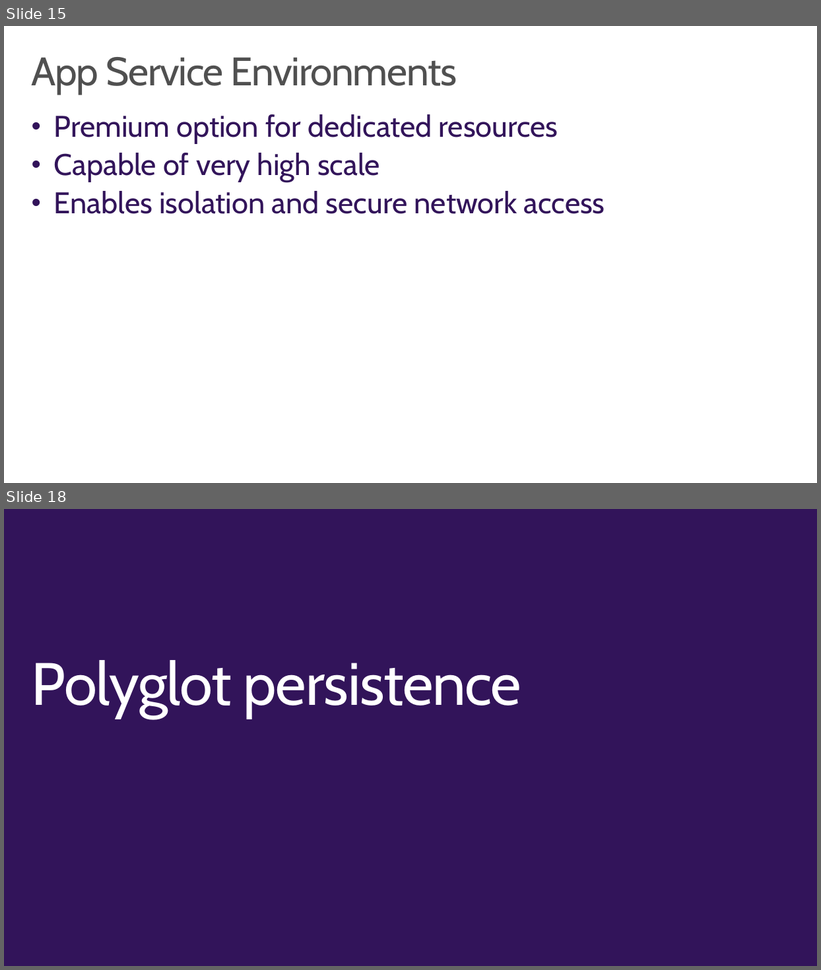
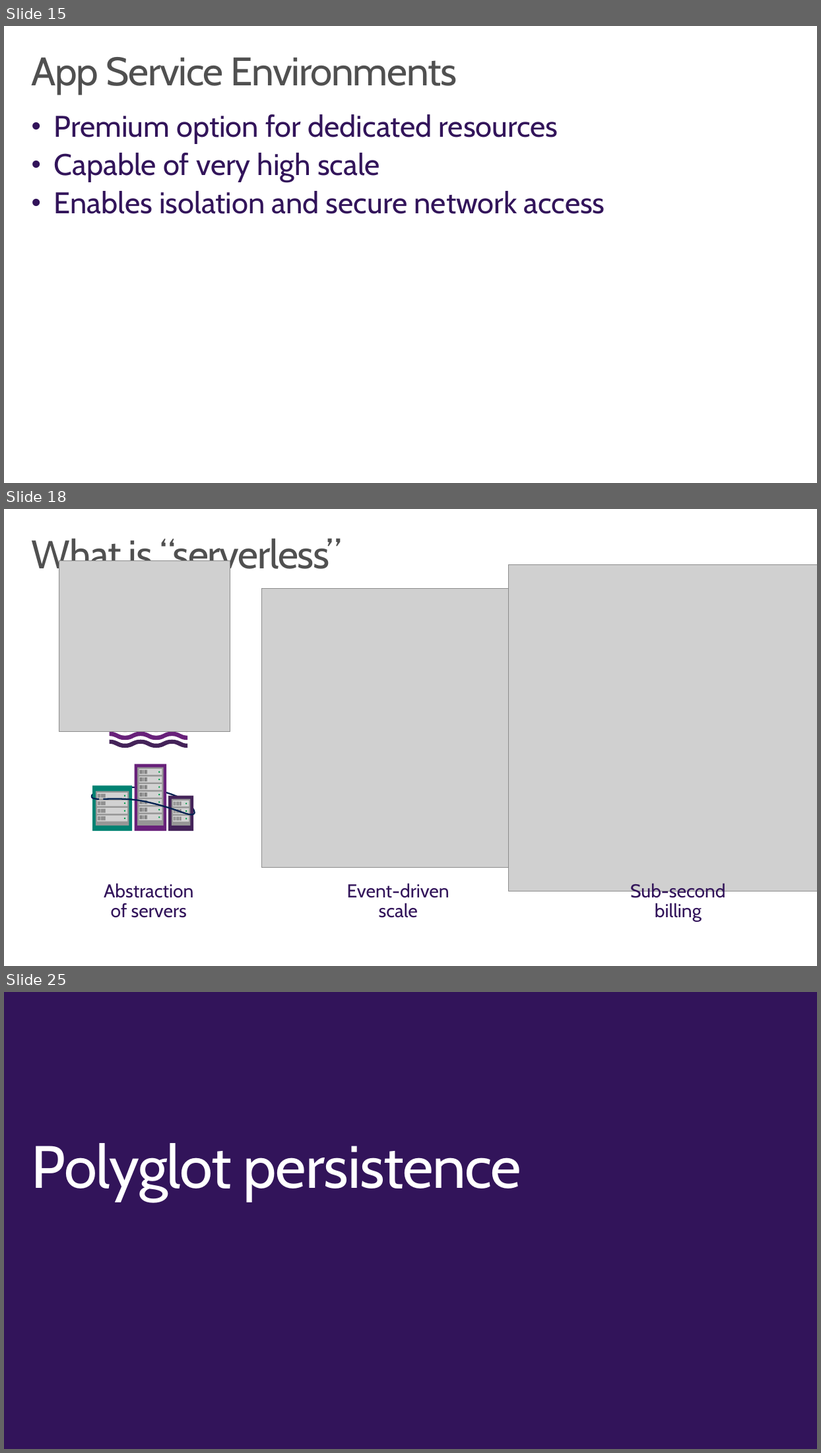
Before and after one commit to wely/DevCamp, a slide deck: Presentation/Module02-ModernCloudApps.pptx. Shown one above the other, each under a label of ours: slides 15 and 18 before the commit, slides 15, 18 and 25 after it; the slides between them are not shown. The pictures are 821x970 and 821x1453 pixels, drawn with LibreOffice and Linux fonts; fonts in the diff are those of the drawing; grey boxes stand for pictures; background and template pictures are left out. Boxes give left, top, right and bottom in pixels: in the first picture for what was removed or moved away, otherwise in the second. Text is boxed around its words. In the diff, an @@ line names an element or a change of style, - is before the commit and + after.

```diff
--- a/Presentation/Module02-ModernCloudApps.pptx
+++ b/Presentation/Module02-ModernCloudApps.pptx
@@ slide 18 added at (x1=4, y1=509, x2=817, y2=966), background #FFFFFF @@
@@ title added at (x1=32, y1=535, x2=342, y2=577), 48 pt, text #505050 @@
+What is “serverless”
@@ group added at (x1=59, y1=561, x2=230, y2=918): 104 rectangles, 14 ellipses, 6 freeform shapes, 1 text, 1 picture @@
+Abstraction of servers
@@ picture added at (x1=509, y1=565, x2=817, y2=891) @@
@@ picture added at (x1=261, y1=588, x2=541, y2=868) @@
@@ text added at (x1=347, y1=883, x2=450, y2=918), 22.4 pt, text #32145A @@
+Event-driven scale
@@ text added at (x1=630, y1=883, x2=726, y2=922), 22.4 pt, text #32145A @@
+Sub-second billing
@@ what was slide 18 is now slide 25 @@
```
Also in this commit, not shown: 1 slide changed, 7 other slides added, 1 slide removed, 6 other files.
